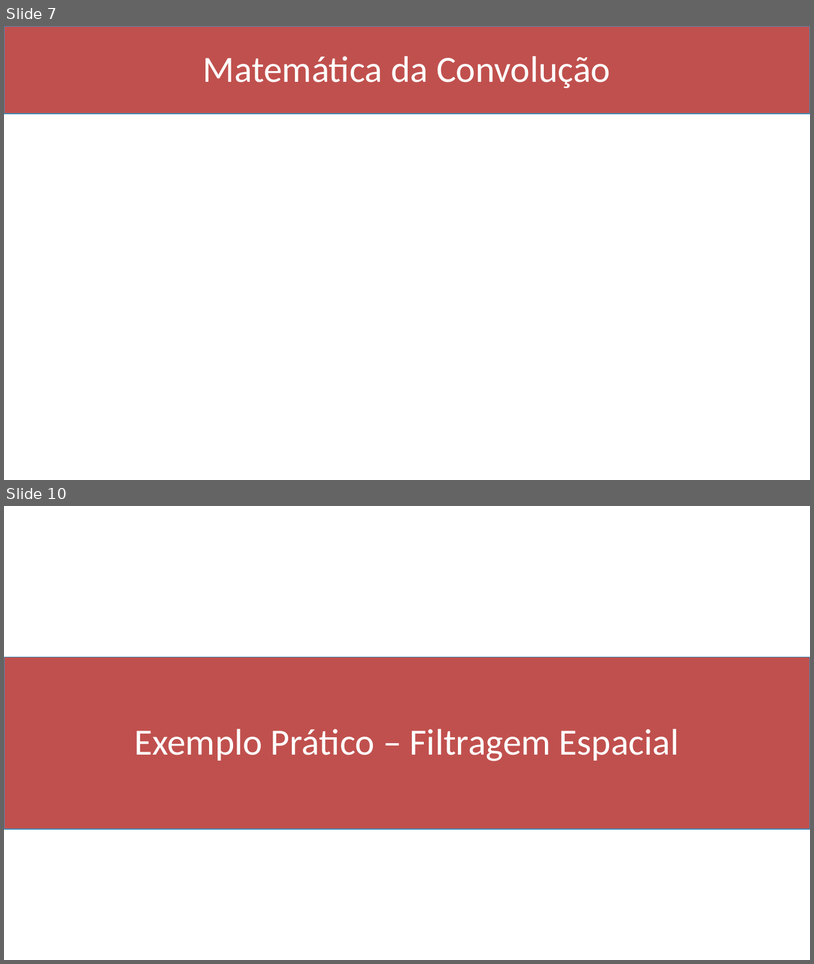
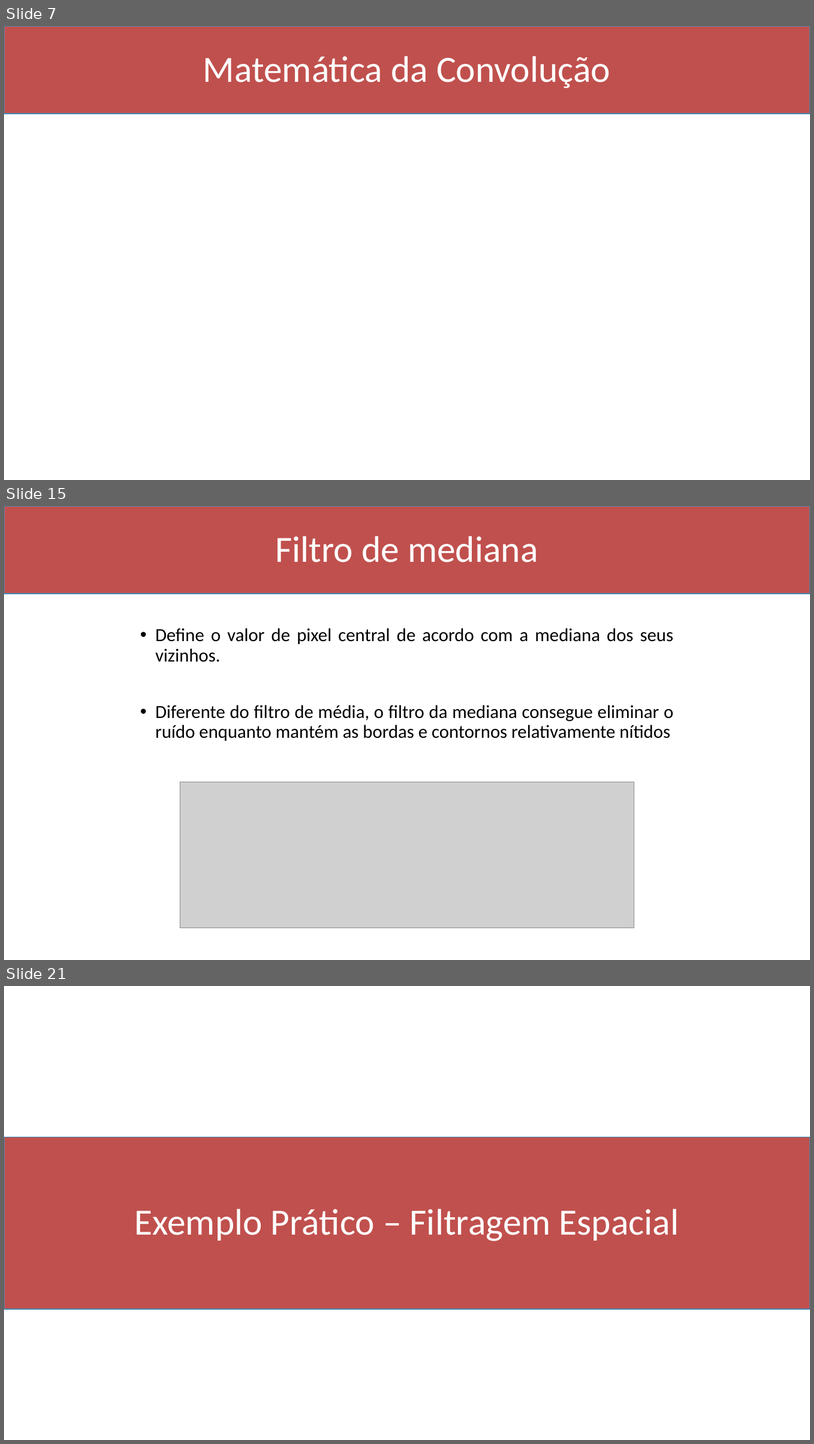
Before and after one commit to Marcio-Salmazo/Aulas, a slide deck: UNIUBE-PDI/Slides/05 - Convolucao.pptx. Shown one above the other, each under a label of ours: slides 7 and 10 before the commit, slides 7, 15 and 21 after it; the slides between them are not shown. The pictures are 814x964 and 814x1444 pixels, drawn with LibreOffice and Linux fonts; fonts in the diff are those of the drawing; grey boxes stand for pictures. Boxes give left, top, right and bottom in pixels: in the first picture for what was removed or moved away, otherwise in the second. Text is boxed around its words. In the diff, an @@ line names an element or a change of style, - is before the commit and + after.

```diff
--- a/UNIUBE-PDI/Slides/05 - Convolucao.pptx
+++ b/UNIUBE-PDI/Slides/05 - Convolucao.pptx
@@ slide 15 added at (4,506,810,960), background #FFFFFF @@
@@ rectangle added at (4,506,810,594), fill #C0504D, outline #418AB3 1 pt @@
@@ title added at (275,536,539,562), 44 pt, text #FFFFFF @@
+Filtro de mediana
@@ text added at (155,628,674,741), 22 pt, text #000000 @@
+• Define o valor de pixel central de acordo com a mediana dos seus vizinhos.
+• Diferente do filtro de média, o filtro da mediana consegue eliminar o ruído enquanto mantém as bordas e contornos relativamente nítidos
@@ picture added at (180,782,635,927) @@
@@ what was slide 10 is now slide 21 @@
```
Also in this commit, not shown: 2 slides changed, 10 other slides added, 2 other files.
